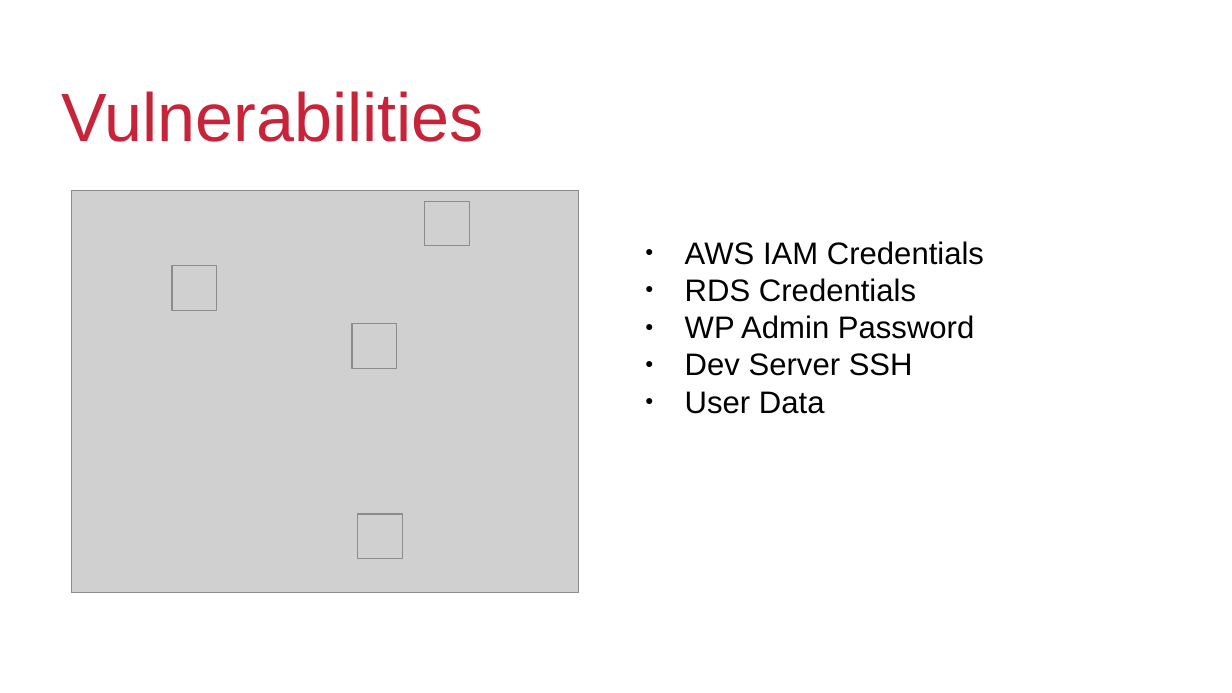
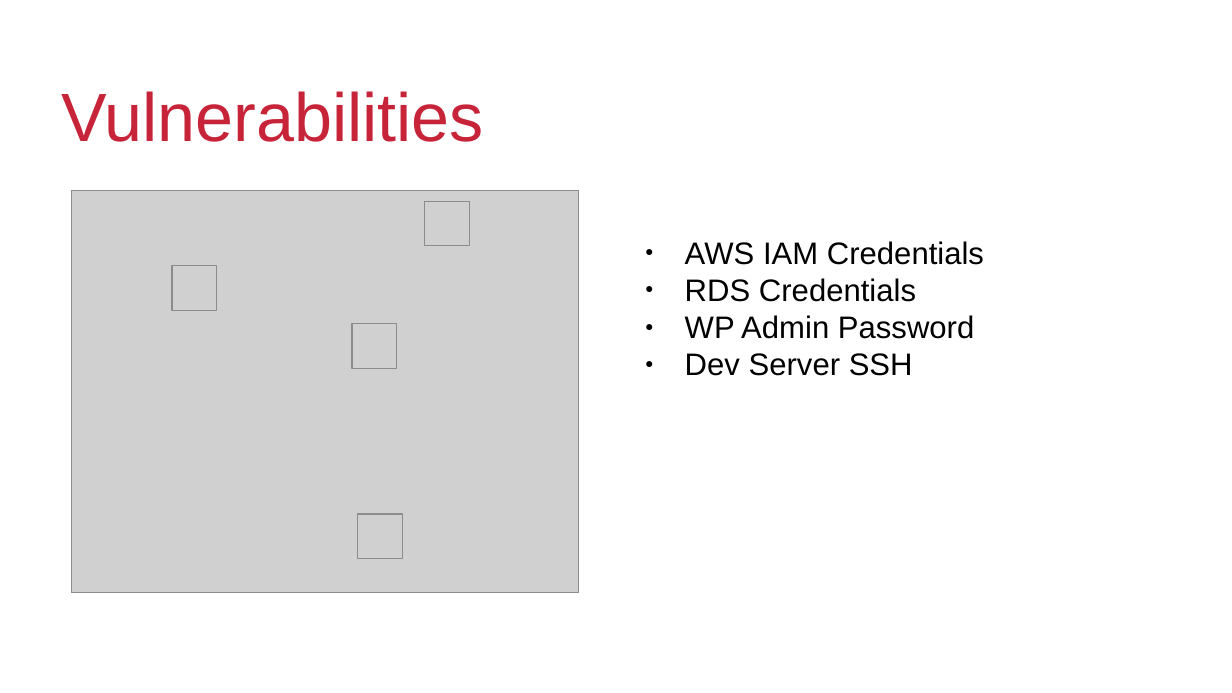
Before and after one commit to jalexspringer/wp_vault_terraform, a slide deck: slide 4 of Presentation.odp. Drawn at 1232x693 pixels with LibreOffice and Linux fonts; fonts in the diff are those of the drawing; grey boxes stand for pictures; background and template pictures are left out. Boxes give left, top, right and bottom in pixels: in the first picture for what was removed or moved away, otherwise in the second. Text is boxed around its words. In the diff, an @@ line names an element or a change of style, - is before the commit and + after.

```diff
--- a/Presentation.odp
+++ b/Presentation.odp
@@ text at [685, 391, 825, 414]: paragraph removed @@
-● User Data
```
Also in this commit, not shown: 3 slides added, 1 slide removed, 6 other files.
